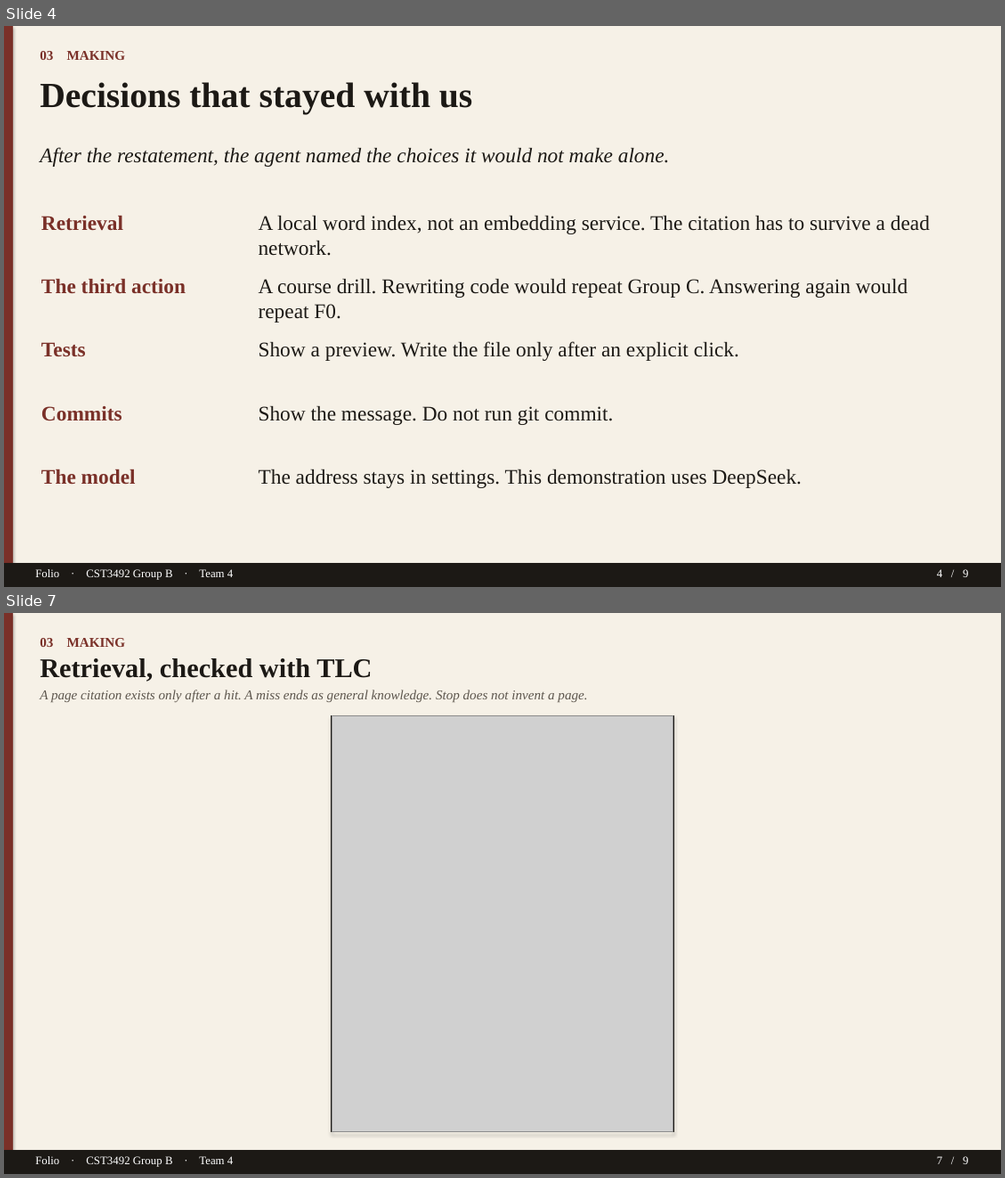
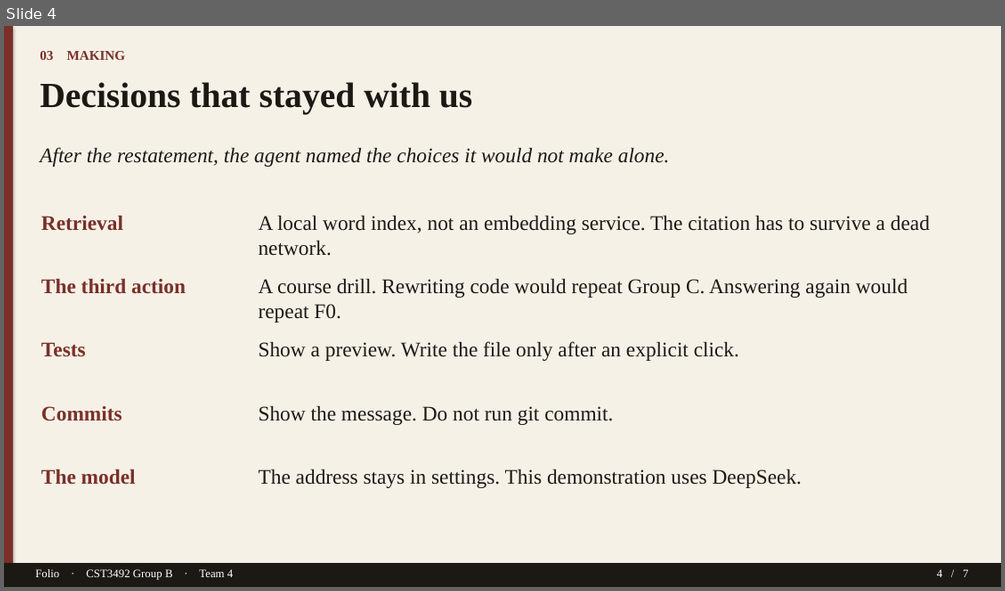
Before and after one commit to TTAWDTT/folio, a slide deck: submission/documents/Folio-GroupB-Team4-Slides.pptx. Shown one above the other, each under a label of ours: slides 4 and 7 before the commit, slide 4 after it; the slides between them are not shown. The pictures are 1005x1178 and 1005x591 pixels, drawn with LibreOffice and Linux fonts; fonts in the diff are those of the drawing; grey boxes stand for pictures. Boxes give left, top, right and bottom in pixels: in the first picture for what was removed or moved away, otherwise in the second. Text is boxed around its words. In the diff, an @@ line names an element or a change of style, - is before the commit and + after.

```diff
--- a/submission/documents/Folio-GroupB-Team4-Slides.pptx
+++ b/submission/documents/Folio-GroupB-Team4-Slides.pptx
@@ slide 7 removed at (x1=4, y1=613, x2=1001, y2=1174), background #FFFFFF @@
@@ rectangle removed at (x1=4, y1=613, x2=1001, y2=1174) @@
@@ rectangle removed at (x1=4, y1=613, x2=13, y2=1174) @@
@@ text removed at (x1=40, y1=638, x2=126, y2=647) @@
-03 MAKING
@@ text removed at (x1=40, y1=658, x2=372, y2=682) @@
-Retrieval, checked with TLC
@@ text removed at (x1=40, y1=690, x2=587, y2=702) @@
-A page citation exists only after a hit. A miss ends as general knowledge. Stop does not invent a page.
@@ rectangle removed at (x1=331, y1=715, x2=674, y2=1132) @@
@@ picture removed at (x1=332, y1=716, x2=673, y2=1131) @@
@@ rectangle removed at (x1=4, y1=1150, x2=1001, y2=1174) @@
@@ text removed at (x1=35, y1=1156, x2=233, y2=1167) @@
-Folio · CST3492 Group B · Team 4
@@ text removed at (x1=937, y1=1156, x2=968, y2=1164) @@
-7 / 9
@@ slide 4 changed as well @@
@@ text at (x1=937, y1=569, x2=968, y2=577): text changed @@
-4 / 9
+4 / 7
```
Also in this commit, not shown: 3 other slides changed, 3 slides added, 4 other slides removed, 6 other files.
